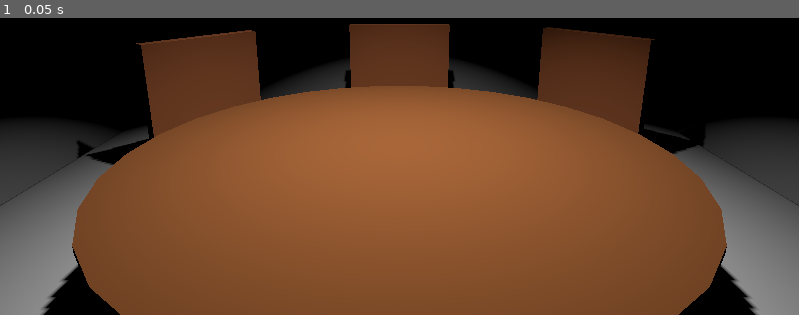
Above: before the commit, frame 1.
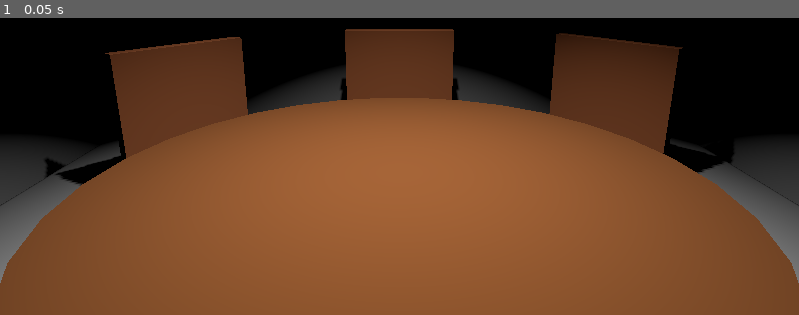
Above: after the commit, the same moment.

Repository: LavenderPlush/poker-regionale
Game: Godot game, scene res://main.tscn
Two runs of this game, one before a commit and one after it. Both use one fixed random seed, a clock stepped at 60 frames per second and the inputs below.
Inputs:
- Up to frame 1 (0.05 s): no input

The runs differ from the first frame. In frame 1, 15% of the frame differs, in the area x 0-100%, y 2-100%.

Commit message:
Add cards display

Diff:
--- /dev/null
+++ b/src/CardsDisplayed/cards_displayed.tscn
@@ -0,0 +1,26 @@
+[gd_scene load_steps=3 format=3 uid="uid://bh4ihxywrl2yh"]
+
+[ext_resource type="PackedScene" uid="uid://dsv7ljmwr88et" path="res://Decoratives/deck.tscn" id="1_42hlk"]
+[ext_resource type="PackedScene" uid="uid://b8ov37bxcaql5" path="res://Decoratives/card_placeholder.tscn" id="2_kacky"]
+
+[node name="CardsDisplayed" type="Node3D"]
+
+[node name="Deck" parent="." instance=ExtResource("1_42hlk")]
+transform = Transform3D(1, 0, 0, 0, 1, 0, 0, 0, 1, 0.1, 0.02, 0)
+
+[node name="Card" parent="." instance=ExtResource("2_kacky")]
+
+[node name="Card2" parent="." instance=ExtResource("2_kacky")]
+transform = Transform3D(1, 0, 0, 0, 1, 0, 0, 0, 1, -0.1, 0, 0)
+
+[node name="Card3" parent="." instance=ExtResource("2_kacky")]
+transform = Transform3D(1, 0, 0, 0, 1, 0, 0, 0, 1, -0.2, 0, 0)
+
+[node name="Card4" parent="." instance=ExtResource("2_kacky")]
+transform = Transform3D(1, 0, 0, 0, 1, 0, 0, 0, 1, -0.3, 0, 0)
+
+[node name="Card5" parent="." instance=ExtResource("2_kacky")]
+transform = Transform3D(1, 0, 0, 0, 1, 0, 0, 0, 1, -0.4, 0, 0)
+
+[node name="Card6" parent="." instance=ExtResource("2_kacky")]
+transform = Transform3D(1, 0, 0, 0, 1, 0, 0, 0, 1, -0.5, 0, 0)
--- /dev/null
+++ b/src/Decoratives/card_placeholder.tscn
@@ -0,0 +1,4 @@
+[gd_scene format=3 uid="uid://b8ov37bxcaql5"]
+
+[node name="Card" type="CSGBox3D"]
+size = Vector3(0.07, 0.01, 0.14)
--- /dev/null
+++ b/src/Decoratives/deck.tscn
@@ -0,0 +1,4 @@
+[gd_scene format=3 uid="uid://dsv7ljmwr88et"]
+
+[node name="Deck" type="CSGBox3D"]
+size = Vector3(0.07, 0.05, 0.14)
--- a/src/main.tscn
+++ b/src/main.tscn
@@ -40,35 +40,37 @@
 sides = 12
 cone = true
 
-[node name="Lamp" type="SpotLight3D" parent="."]
+[node name="Furniture" type="Node" parent="."]
+
+[node name="Lamp" type="SpotLight3D" parent="Furniture"]
 transform = Transform3D(1, 0, 0, 0, -4.371139e-08, 1, 0, -1, -4.371139e-08, 0, 1.85, 0)
 light_energy = 5.0
 shadow_enabled = true
 spot_attenuation = 1.5
 
-[node name="Table" type="CSGCylinder3D" parent="."]
+[node name="Table" type="CSGCylinder3D" parent="Furniture"]
 transform = Transform3D(1, 0, 0, 0, 1, 0, 0, 0, 1, 0, 0.35, 0)
 radius = 0.8
 height = 0.02
 sides = 30
 material = SubResource("StandardMaterial3D_7dm0k")
 
-[node name="Player" type="Camera3D" parent="."]
-transform = Transform3D(1, 0, 0, 0, 0.9659258, 0.25881904, 0, -0.25881904, 0.9659258, 0, 0.9, 1.3)
-keep_aspect = 0
-fov = 80.0
-
-[node name="Chair1" type="CSGBox3D" parent="."]
+[node name="Chair1" type="CSGBox3D" parent="Furniture"]
 transform = Transform3D(0.64278764, 0, 0.76604444, 0, 1, 0, -0.76604444, 0, 0.64278764, -0.83702815, 0.2, -0.69256437)
 size = Vector3(0.5, 0.8, 0.05)
 material = ExtResource("1_ig7tw")
 
-[node name="Chair2" type="CSGBox3D" parent="."]
+[node name="Chair2" type="CSGBox3D" parent="Furniture"]
 transform = Transform3D(0.99999994, 0, 0, 0, 1, 0, 0, 0, 0.99999994, 0, 0.2, -1.1)
 size = Vector3(0.5, 0.8, 0.05)
 material = ExtResource("1_ig7tw")
 
-[node name="Chair3" type="CSGBox3D" parent="."]
+[node name="Chair3" type="CSGBox3D" parent="Furniture"]
 transform = Transform3D(0.6427876, 0, -0.7660443, 0, 1, 0, 0.7660443, 0, 0.6427876, 0.8658333, 0.2, -0.8010464)
 size = Vector3(0.5, 0.8, 0.05)
 material = ExtResource("1_ig7tw")
+
+[node name="Player" type="Camera3D" parent="."]
+transform = Transform3D(1, 0, 0, 0, 0.9659258, 0.25881904, 0, -0.25881904, 0.9659258, 0, 0.9, 1.1)
+keep_aspect = 0
+fov = 80.0
